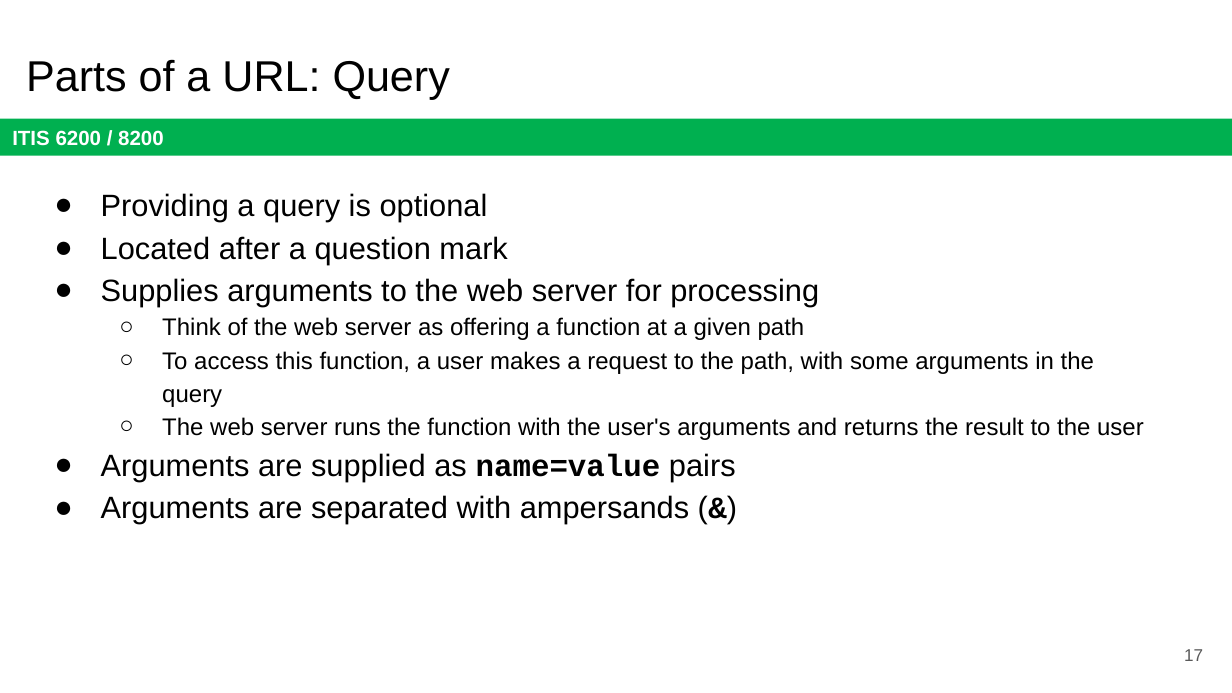
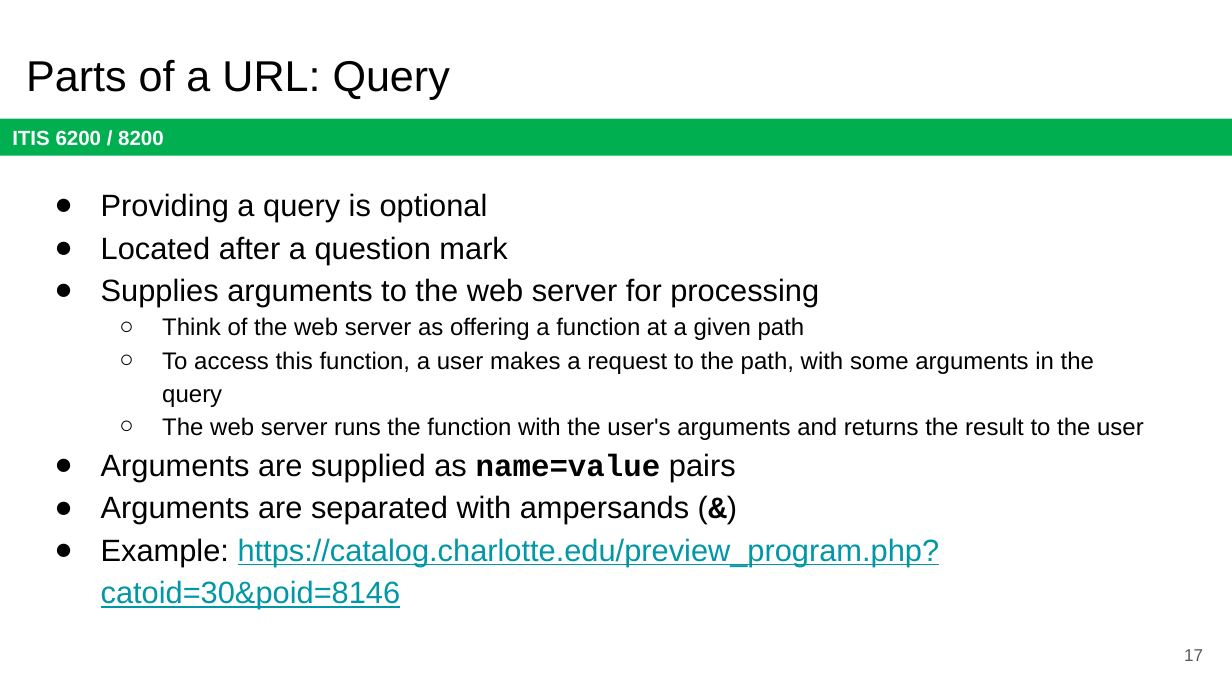
Before and after one commit to jx5c/github.io, a slide deck: slide 17 of teaching/ITIS6200/2023fa/lectures/lec10.pptx. Drawn at 1232x693 pixels with LibreOffice and Linux fonts; fonts in the diff are those of the drawing. Boxes give left, top, right and bottom in pixels: in the first picture for what was removed or moved away, otherwise in the second. Text is boxed around its words. In the diff, an @@ line names an element or a change of style, - is before the commit and + after.

```diff
--- a/teaching/ITIS6200/2023fa/lectures/lec10.pptx
+++ b/teaching/ITIS6200/2023fa/lectures/lec10.pptx
@@ text at (101,538,940,609): paragraph added @@
+● Example: https://catalog.charlotte.edu/preview_program.php?catoid=30&poid=8146
```
Also in this commit, not shown: 6 other slides changed, 1 other file.
